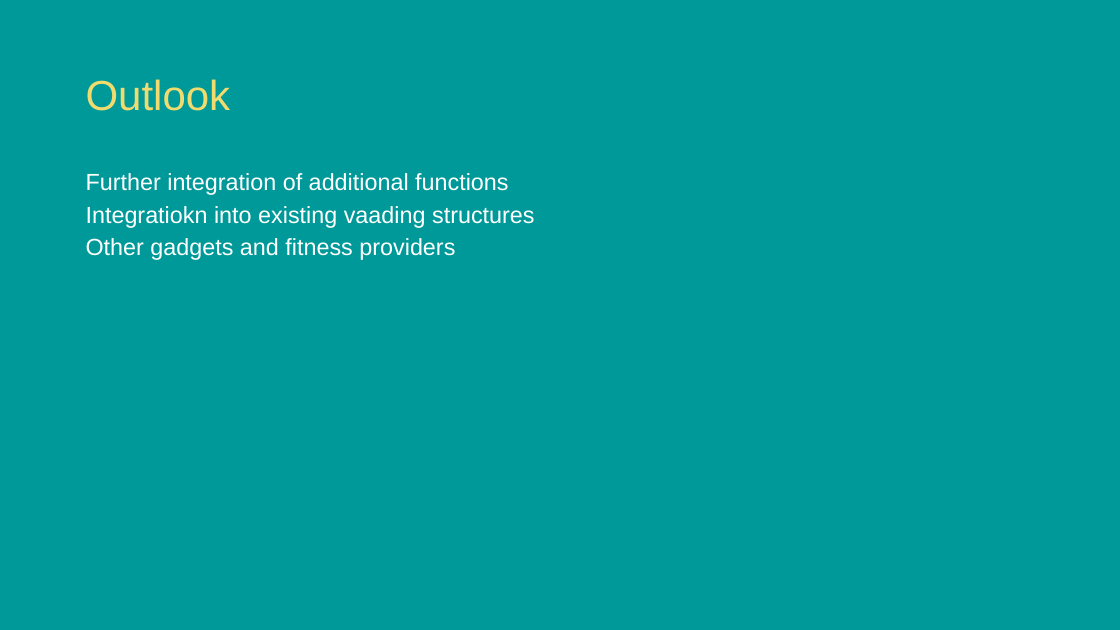
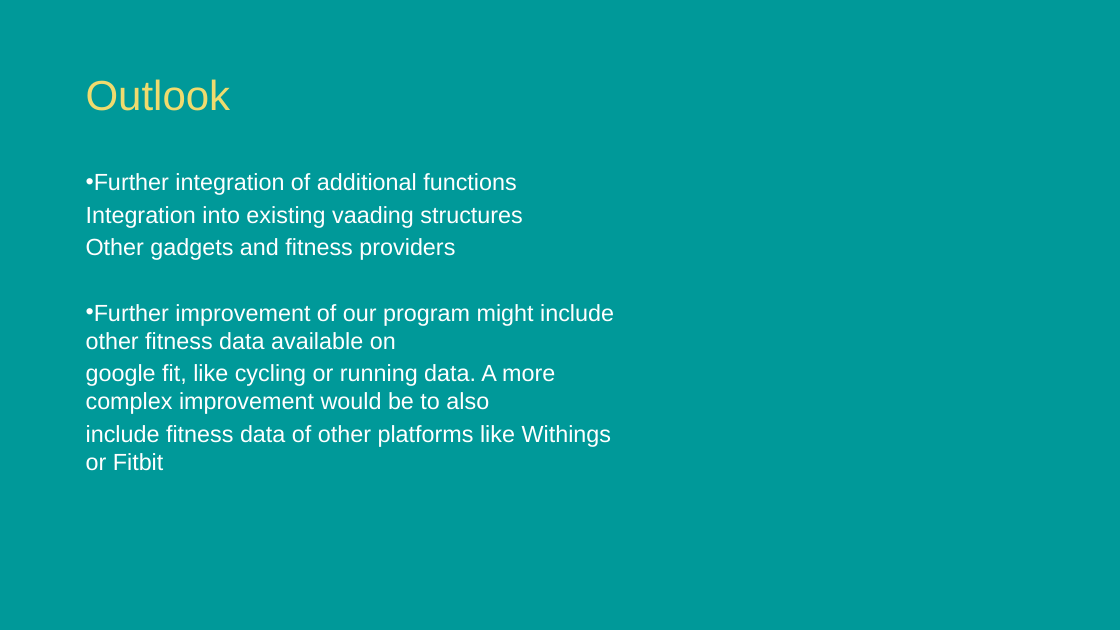
Before and after one commit to caspargross/ActivityAnalyser, a slide deck: slide 12 of TrackFit _Presentation.pptx. Drawn at 1120x630 pixels with LibreOffice and Linux fonts; fonts in the diff are those of the drawing; background and template pictures are left out. Boxes give left, top, right and bottom in pixels: in the first picture for what was removed or moved away, otherwise in the second. Text is boxed around its words. In the diff, an @@ line names an element or a change of style, - is before the commit and + after.

```diff
--- a/TrackFit _Presentation.pptx
+++ b/TrackFit _Presentation.pptx
@@ text at bbox=[86, 173, 516, 195]: bullet none to • @@
@@ text at bbox=[86, 206, 523, 228]: text changed @@
-Integratiokn into existing vaading structures
+Integration into existing vaading structures
@@ text at bbox=[86, 304, 614, 471]: paragraphs added @@
+• Further improvement of our program might include other fitness data available on
+google fit, like cycling or running data. A more complex improvement would be to also
+include fitness data of other platforms like Withings or Fitbit
```
Also in this commit, not shown: 5 other slides changed.
